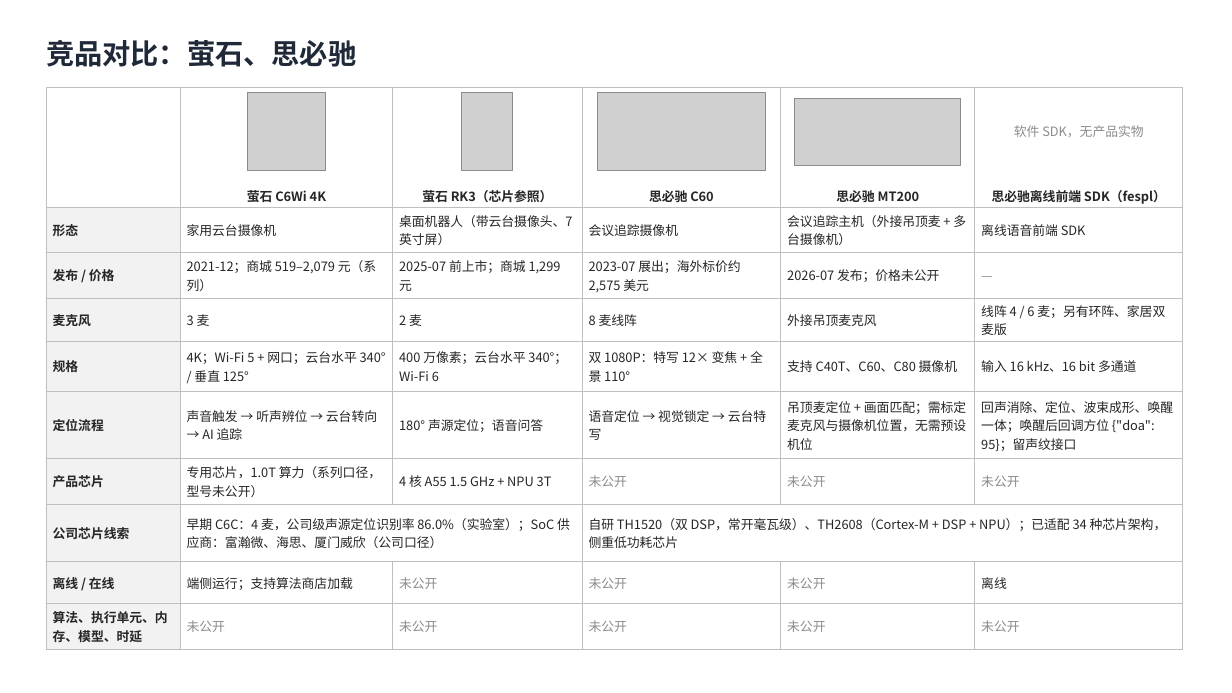
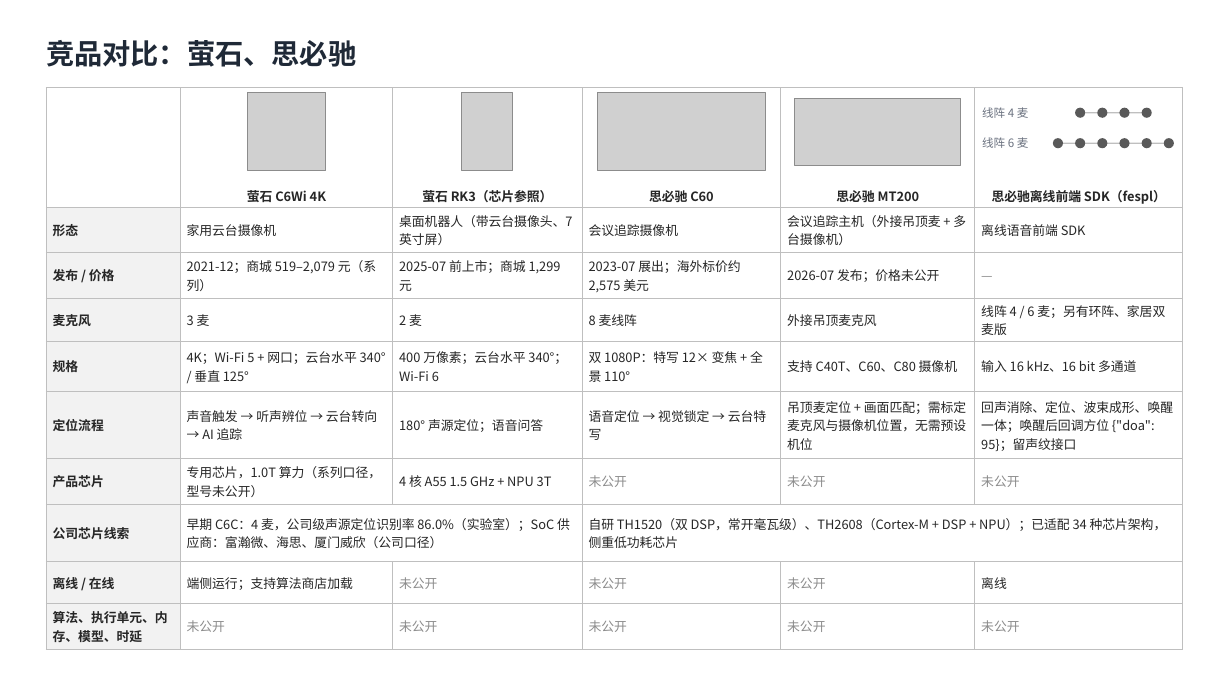
Before and after one commit to ZeroFoxxi/ssl-scene1, a slide deck: slide 1 of 竞品补充页_精简版.pptx. Drawn at 1232x693 pixels with LibreOffice and Linux fonts; fonts in the diff are those of the drawing; grey boxes stand for pictures. Boxes give left, top, right and bottom in pixels: in the first picture for what was removed or moved away, otherwise in the second. Text is boxed around its words. In the diff, an @@ line names an element or a change of style, - is before the commit and + after.

```diff
--- a/竞品补充页_精简版.pptx
+++ b/竞品补充页_精简版.pptx
@@ text at box(982, 107, 1029, 118): text changed; size 10 to 9 pt; text colour #8C8C8C to #6B7280 @@
-软件 SDK，无产品实物
+线阵 4 麦
@@ ellipse added at box(1075, 108, 1085, 118), fill #595959 @@
@@ line added from (1080, 113) to (1147, 113), #BFBFBF 1 pt @@
@@ ellipse added at box(1098, 108, 1108, 118), fill #595959 @@
@@ ellipse added at box(1120, 108, 1130, 118), fill #595959 @@
@@ ellipse added at box(1142, 108, 1153, 118), fill #595959 @@
@@ text added at box(982, 137, 1029, 148), 9 pt, text #6B7280 @@
+线阵 6 麦
@@ ellipse added at box(1053, 139, 1063, 149), fill #595959 @@
@@ line added from (1058, 143) to (1169, 143), #BFBFBF 1 pt @@
@@ ellipse added at box(1075, 139, 1085, 149), fill #595959 @@
@@ ellipse added at box(1098, 139, 1108, 149), fill #595959 @@
@@ ellipse added at box(1120, 139, 1130, 149), fill #595959 @@
@@ ellipse added at box(1142, 139, 1153, 149), fill #595959 @@
@@ ellipse added at box(1165, 139, 1175, 149), fill #595959 @@
```
Also in this commit, not shown: 2 other slides changed, 2 other files.
